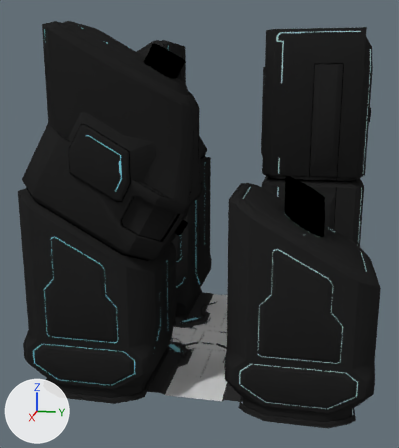
Two versions of the Blender file scenes/town-part-00.blend, one commit apart.
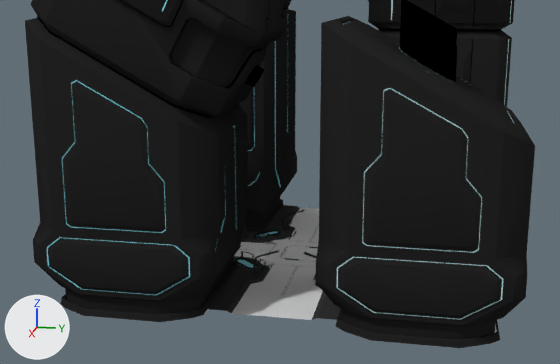
Each version is shown whole from a 50 mm camera at (148.4, 24.6, 71.4) aimed at (2.4, -4.6, 34.9), then close up from a 50 mm camera at (152.6, 25.4, 53.3) aimed at (6.8, -3.8, 16.8). Every picture has the same lights, and +X, +Y and +Z are marked at lower left.

In view in the first close-up: 'Plane', 'street axe.002', 'street axe.003', 'street cross junction', 'street cross junction.001', 'tour-8', 'tour-8 lights', 'tour-8.001', 'tour-9', 'tour-omega', 'tour-omega lights'.
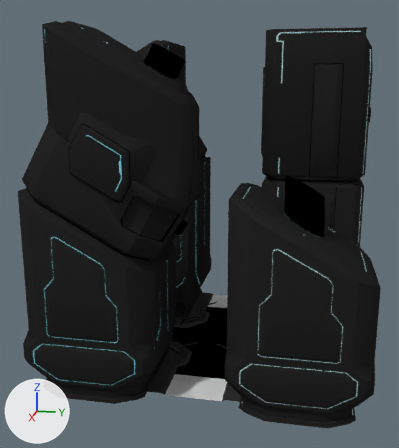
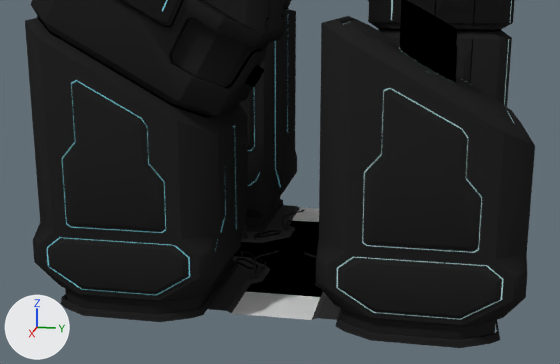
The change, as a list of edits to the scene's bpy script:
```text
Change mat_street_junction_floor:
    mat_street_junction_floor.base_color: (0.8, 0.8, 0.8) -> (0.0, 0.0, 0.0)  # white #e7e7e7 -> black #000000
Change me_street_cross_junction:
    used by ob_street_cross_junction_001; location = (0.0, 12.7, 0.2); rotation_euler = (0.0, 0.0, 3.142), in degrees (0, 0, 180); scale = (1.54, 1.54, 1.54)
    remove me_street_cross_junction.from_pydata(...)  # 4986 vertices, 1876 faces; spans x -15.0..15.0, y -6.6..8.3, z -0.1..3.3
    add me_street_cross_junction.from_pydata(...)  # 4422 vertices, 1646 faces; spans x -15.0..15.0, y -6.6..8.3, z -0.1..3.3
    me_street_cross_junction part 1: 38 loose pieces with 564 vertices, spanning x -15.0..15.0, y -6.6..4.2, z 0.2, are deleted
    remove me_street_cross_junction.materials.append(mat_blue_street)  # cyan #99dde7
Change ob_plane:
    add ob_plane.hide_set(True)  # its collection is switched off
```

Boxes [x1, y1, x2, y2] around the edits, measured in the close-ups (560 x 364 px):
'street cross junction', recoloured (white to black): [233, 219, 319, 294] in both
'street cross junction.001', recoloured (white to black): [283, 225, 326, 297] in both
'Plane', hidden: before [240, 224, 319, 296]
part 1 of me_street_cross_junction, deleted: before [235, 220, 286, 286]
